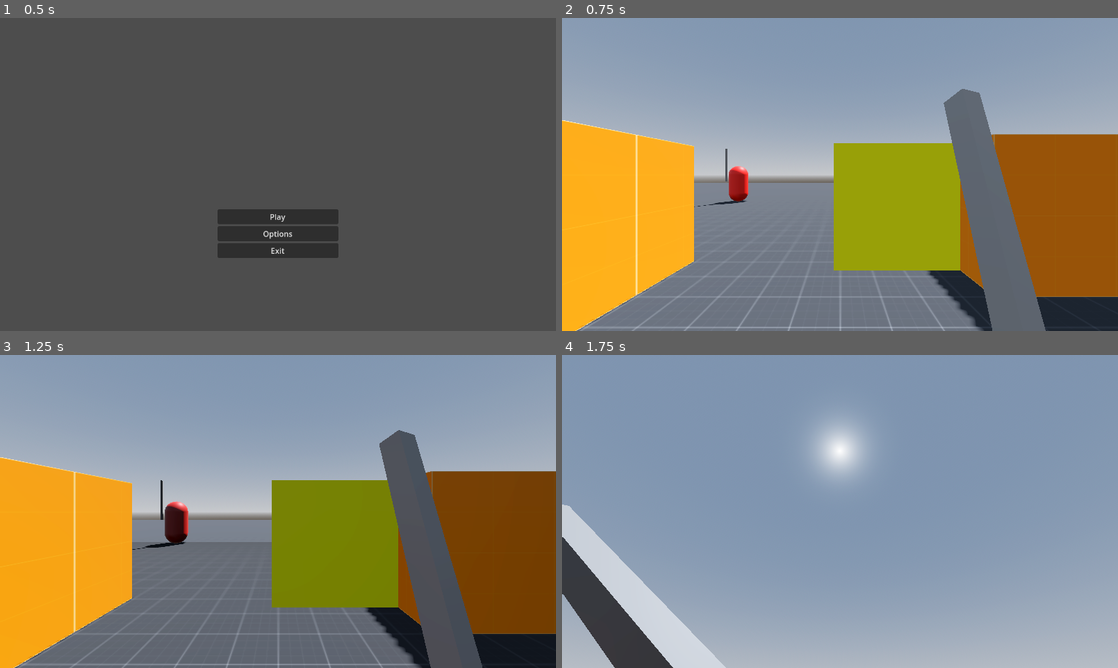
Above: before the commit, frames 1-4 (two rows, left to right).
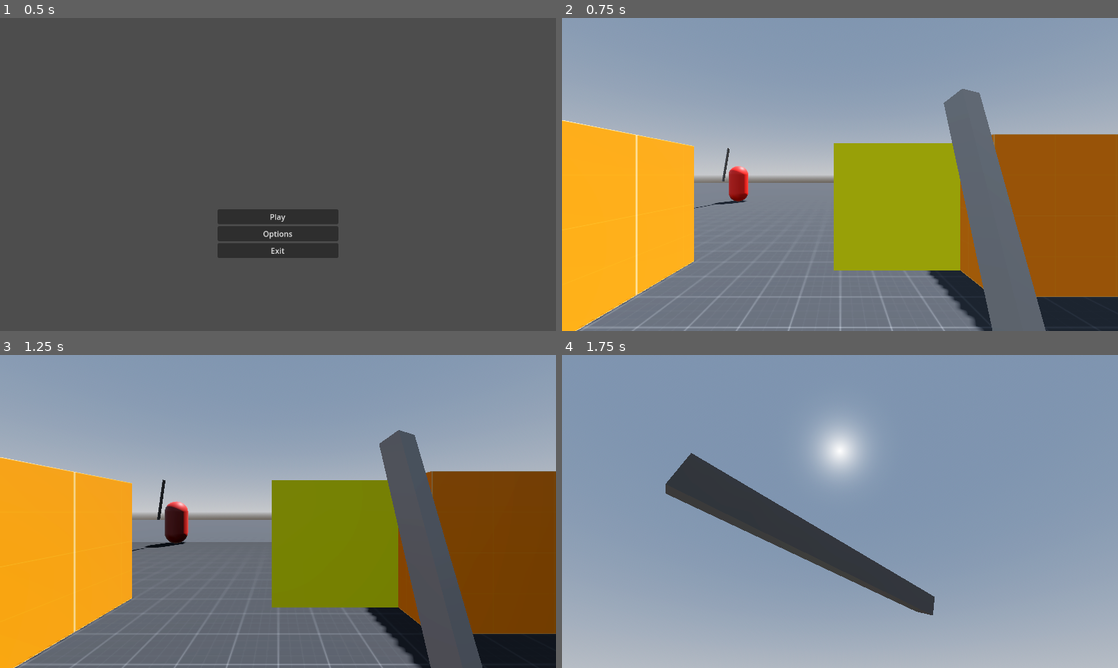
Above: after the commit, the same moments.

Repository: BlackOwlHU/ProjectParry
Game: Godot game, scene res://scenes/menu.tscn
Same seed, same stepped clock (60 frames per second), same inputs: the game is played once before the commit and once after it.
Inputs (mouse positions are in pixels of both pictures, inside the frame that each line leads up to):
- Up to frame 1 (0.5 s): no input
- Up to frame 2 (0.75 s): click "Play" at 0.5 s
- Up to frame 3 (1.25 s): no input
- Up to frame 4 (1.75 s): tap Enter (ui_accept) at 1.25, 1.52 s; move the mouse to (867, 511) at 1.27 s; hold W (Forward) from 1.28 s (still down); click (867, 511) at 1.35 s; right-click (867, 511) at 1.55 s

Frame 1 is identical in both runs. In frame 2, less than 0.1% of the frame differs, in the area x 23-31%, y 41-61%; in frame 3, less than 0.1%; in frame 4, 13%, in the area x 0-67%, y 31-100%.

Commit message:
a0.8
Added parry animation, test enemy attack animation, fixed script warnings

Diff:
--- a/characters/basic_sword_enemy.tscn
+++ b/characters/basic_sword_enemy.tscn
@@ -17,6 +17,72 @@
 
 [sub_resource type="ConvexPolygonShape3D" id="ConvexPolygonShape3D_8ugw7"]
 points = PackedVector3Array(0.0631466, 0.882543, 0.0631466, -0.0575431, -0.882543, -0.0575431, -0.0575431, -0.882543, 0.0631466, -0.0575431, 0.882543, -0.0575431, 0.0631466, -0.882543, -0.0575431, 0.0631466, -0.882543, 0.0631466, -0.0575431, 0.882543, 0.0631466, 0.0631466, 0.882543, -0.0575431)
+
+[sub_resource type="Animation" id="Animation_2fk5r"]
+length = 0.001
+tracks/0/type = "value"
+tracks/0/imported = false
+tracks/0/enabled = true
+tracks/0/path = NodePath("Right_Arm/Sword:position")
+tracks/0/interp = 1
+tracks/0/loop_wrap = true
+tracks/0/keys = {
+"times": PackedFloat32Array(0),
+"transitions": PackedFloat32Array(1),
+"update": 0,
+"values": [Vector3(0.597335, 1.01587, -0.424653)]
+}
+tracks/1/type = "value"
+tracks/1/imported = false
+tracks/1/enabled = true
+tracks/1/path = NodePath("Right_Arm/Sword:rotation")
+tracks/1/interp = 1
+tracks/1/loop_wrap = true
+tracks/1/keys = {
+"times": PackedFloat32Array(0),
+"transitions": PackedFloat32Array(1),
+"update": 0,
+"values": [Vector3(0, 0, 0)]
+}
+
+[sub_resource type="AnimationLibrary" id="AnimationLibrary_7io7a"]
+_data = {
+"RESET": SubResource("Animation_2fk5r")
+}
+
+[sub_resource type="Animation" id="Animation_iktv8"]
+length = 0.5
+tracks/0/type = "value"
+tracks/0/imported = false
+tracks/0/enabled = true
+tracks/0/path = NodePath("Right_Arm/Sword:position")
+tracks/0/interp = 1
+tracks/0/loop_wrap = true
+tracks/0/keys = {
+"times": PackedFloat32Array(0, 0.133333, 0.233333, 0.4, 0.5),
+"transitions": PackedFloat32Array(1, 1, 1, 1, 1),
+"update": 0,
+"values": [Vector3(0.597335, 1.01587, -0.424653), Vector3(0.597335, 1.01587, -0.744874), Vector3(0.574899, 1.01587, -0.72163), Vector3(0.574899, 1.01587, -0.72163), Vector3(0.574899, 0.782652, -0.834869)]
+}
+tracks/1/type = "value"
+tracks/1/imported = false
+tracks/1/enabled = true
+tracks/1/path = NodePath("Right_Arm/Sword:rotation")
+tracks/1/interp = 1
+tracks/1/loop_wrap = true
+tracks/1/keys = {
+"times": PackedFloat32Array(0, 0.133333, 0.233333, 0.4, 0.5),
+"transitions": PackedFloat32Array(1, 1, 1, 1, 1),
+"update": 0,
+"values": [Vector3(0, 0, 0), Vector3(-0.181332, 0.195357, 0.11604), Vector3(-0.291756, 0.172404, 0.194555), Vector3(-0.608215, 0.201566, 0.128364), Vector3(-1.31764, 0.715516, -0.454918)]
+}
+
+[sub_resource type="AnimationLibrary" id="AnimationLibrary_pv8xj"]
+_data = {
+"simple attack": SubResource("Animation_iktv8")
+}
+
+[sub_resource type="AnimationLibrary" id="AnimationLibrary_7mteq"]
 
 [node name="Basic_Sword_Enemy" type="CharacterBody3D" groups=["enemy"]]
 transform = Transform3D(1, 0, 0, 0, 1, 0, 0, 0, 1, 0, 1, 0)
@@ -55,6 +121,11 @@
 autostart = true
 
 [node name="AnimationPlayer" type="AnimationPlayer" parent="."]
+libraries = {
+"": SubResource("AnimationLibrary_7io7a"),
+"Enemy Attacks": SubResource("AnimationLibrary_pv8xj"),
+"Enemy Movements": SubResource("AnimationLibrary_7mteq")
+}
 
 [connection signal="area_entered" from="Area3D" to="." method="_on_area_3d_area_entered"]
 [connection signal="target_reached" from="NavigationAgent3D" to="." method="_on_navigation_agent_3d_target_reached"]
--- a/characters/player.gd
+++ b/characters/player.gd
@@ -34,6 +34,10 @@
 		anim_player.play("attack")
 		weapon_hitbox.monitoring = true
 		hitbox_collision.disabled = false
+
+	if Input.is_action_just_pressed("Parry-Block"):
+		anim_player.play("parry")
+		weapon_hitbox.monitoring = true
 
 	if Input.is_action_pressed("Pause"):
 		if Input.MOUSE_MODE_CAPTURED:
@@ -95,3 +99,7 @@
 		anim_player.play("idle")
 		weapon_hitbox.monitoring = false
 		hitbox_collision.disabled = true
+	if anim_name == "parry":
+		anim_player.play("idle")
+		weapon_hitbox.monitoring = false
+		hitbox_collision.disabled = true
--- a/characters/player.tscn
+++ b/characters/player.tscn
@@ -137,11 +137,40 @@
 "values": [Vector3(0.567922, -0.276739, -0.428297), Vector3(0.567922, -0.333577, -0.428297)]
 }
 
+[sub_resource type="Animation" id="Animation_pmpcu"]
+resource_name = "block"
+length = 0.3333
+tracks/0/type = "value"
+tracks/0/imported = false
+tracks/0/enabled = true
+tracks/0/path = NodePath("CameraController/Camera3D/Right_Arm/Weapon:position")
+tracks/0/interp = 1
+tracks/0/loop_wrap = true
+tracks/0/keys = {
+"times": PackedFloat32Array(0, 0.1, 0.2, 0.266667, 0.333333),
+"transitions": PackedFloat32Array(1, 1, 1, 1, 1),
+"update": 0,
+"values": [Vector3(0.567922, -0.276739, -0.428297), Vector3(0.482541, -0.276739, -0.428297), Vector3(0.308354, -0.191545, -0.428297), Vector3(0.40082, -0.191545, -0.576895), Vector3(0.40082, -0.191545, -0.576895)]
+}
+tracks/1/type = "value"
+tracks/1/imported = false
+tracks/1/enabled = true
+tracks/1/path = NodePath("CameraController/Camera3D/Right_Arm/Weapon:rotation")
+tracks/1/interp = 1
+tracks/1/loop_wrap = true
+tracks/1/keys = {
+"times": PackedFloat32Array(0, 0.1, 0.2, 0.266667, 0.333333),
+"transitions": PackedFloat32Array(1, 1, 1, 1, 1),
+"update": 0,
+"values": [Vector3(-0.28695, 0.335323, -0.0587942), Vector3(-0.278295, 0.224927, 0.452524), Vector3(-0.0988559, -0.0275455, 1.34656), Vector3(-0.0988559, -0.210718, 1.34656), Vector3(-0.0988559, -0.210718, 1.34656)]
+}
+
 [sub_resource type="AnimationLibrary" id="AnimationLibrary_in0ph"]
 _data = {
 "RESET": SubResource("Animation_d38bc"),
 "attack": SubResource("Animation_ubxbd"),
-"idle": SubResource("Animation_k08vk")
+"idle": SubResource("Animation_k08vk"),
+"parry": SubResource("Animation_pmpcu")
 }
 
 [node name="Player" type="CharacterBody3D" node_paths=PackedStringArray("CAMERA_CONTROLLER") groups=["Player"]]
@@ -168,7 +197,7 @@
 transform = Transform3D(1, 0, 0, 0, 1, 0, 0, 0, 1, 0, 0, -0.3)
 
 [node name="Weapon" type="MeshInstance3D" parent="CameraController/Camera3D/Right_Arm"]
-transform = Transform3D(0.0948145, -0.0374887, 0.0315619, -0.00563577, 0.957454, 0.0283028, -0.0312801, -0.286139, 0.0905693, 0.567922, -0.276739, -0.428297)
+transform = Transform3D(0.0948145, -0.0374887, 0.0315619, -0.00563577, 0.957454, 0.0283028, -0.0312801, -0.286139, 0.0905694, 0.567922, -0.276739, -0.428297)
 mesh = SubResource("BoxMesh_0ntqj")
 
 [node name="Hitbox" type="Area3D" parent="CameraController/Camera3D/Right_Arm/Weapon"]
--- a/project.godot
+++ b/project.godot
@@ -70,6 +70,11 @@
 "events": [Object(InputEventKey,"resource_local_to_scene":false,"resource_name":"","device":-1,"window_id":0,"alt_press …(195 unchanged characters)…
 ]
 }
+Parry-Block={
+"deadzone": 0.5,
+"events": [Object(InputEventMouseButton,"resource_local_to_scene":false,"resource_name":"","device":-1,"window_id":0,"alt_pressed":false,"shift_pressed":false,"ctrl_pressed":false,"meta_pressed":false,"button_mask":0,"position":Vector2(0, 0),"global_position":Vector2(0, 0),"factor":1.0,"button_index":2,"canceled":false,"pressed":false,"double_click":false,"script":null)
+]
+}
 
 [rendering]
 
--- a/scripts/basic_sword_enemy.gd
+++ b/scripts/basic_sword_enemy.gd
@@ -1,5 +1,7 @@
 extends CharacterBody3D
 #hours i have spend to fix this: 11
+@export var Enemy_Damage = 10
+const  Attack_Range = 1
 @onready var ai = true
 @onready var nav_agent: NavigationAgent3D = $NavigationAgent3D
 @export var SPEED = 4.0
@@ -12,6 +14,7 @@
 @onready var EnemyBody = $EnemyBody
 @onready var Sword = $Right_Arm/Sword
 @onready var Hitbox = $Area3D
+@onready var anim_player = $AnimationPlayer
 
 var enemy_health = 100
 
@@ -25,6 +28,7 @@
 	nav_agent.target_position = player.position
 
 func _physics_process(_delta: float) -> void:
+	anim_player.play("Enemy Attacks/simple attack", _target_in_range())
 	if ai:
 		if NavigationServer3D.map_get_iteration_id(nav_agent.get_navigation_map()) == 0:
 			return
@@ -68,9 +72,8 @@
 			DamageRegister.set_deferred("disabled", true)
 			SwordCollison.set_deferred("disabled", true)
 			Hitbox.set_deferred("monitoring", false)
-			#BodyCollison.disabled = true
-			#DamageRegister.disabled = true
-			#SwordCollison.disabled = true
-			#Hitbox.monitoring = false
 			#$StaticBody3D.collision_layer = 0
 			#$StaticBody3D.collision_mask = 0
+
+func _target_in_range():
+	return global_position.distance_to(velocity) < Attack_Range
--- a/scripts/breakable_wall.gd
+++ b/scripts/breakable_wall.gd
@@ -7,7 +7,7 @@
 	pass
 
 # Called every frame. 'delta' is the elapsed time since the previous frame.
-func _process(delta: float) -> void:
+func _process(_delta: float) -> void:
 	pass
 
 
--- a/scripts/globalstats.gd
+++ b/scripts/globalstats.gd
@@ -8,5 +8,5 @@
 
 
 # Called every frame. 'delta' is the elapsed time since the previous frame.
-func _process(delta: float) -> void:
+func _process(_delta: float) -> void:
 	pass
--- a/scripts/loading.gd
+++ b/scripts/loading.gd
@@ -8,7 +8,7 @@
 	sceneName = "res://scenes/world.tscn"
 	ResourceLoader.load_threaded_request(sceneName)
 
-func _process(delta: float) -> void:
+func _process(_delta: float) -> void:
 	scene_load_status = ResourceLoader.load_threaded_get_status(sceneName, progress)
 	$HBoxContainer/Countdown.text = str(floor(progress[0]*100)) + "%"
 	if scene_load_status == ResourceLoader.THREAD_LOAD_LOADED:
Not shown: 1 places in characters/basic_sword_enemy.tscn that only renumber resources
Not shown: 1 places in characters/player.tscn that only renumber resources
